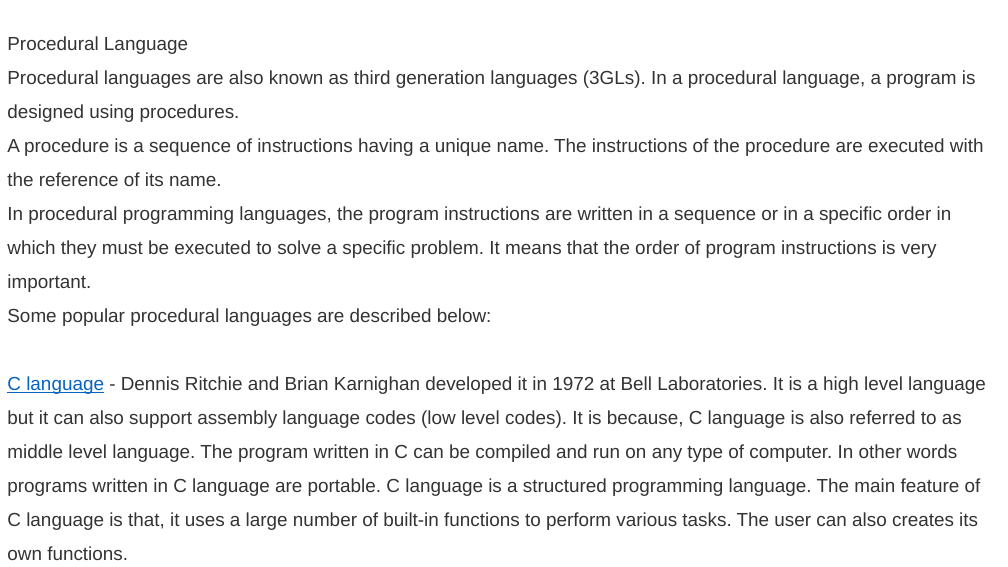
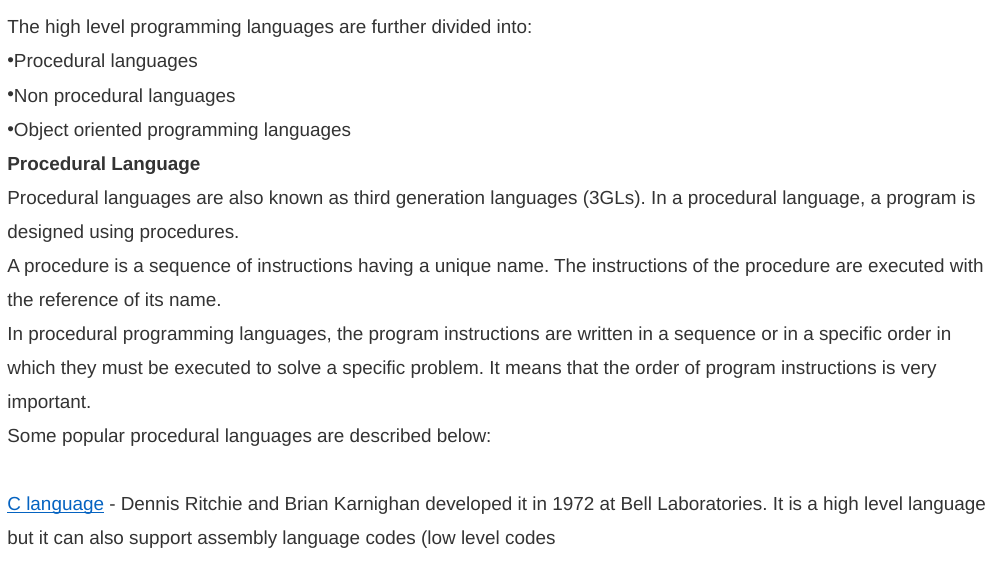
Before and after one commit to 220601650cdac/Concepts-of-Programming, a slide deck: slide 5 of Java.pptx. Drawn at 1008x567 pixels with LibreOffice and Linux fonts; fonts in the diff are those of the drawing. Boxes give left, top, right and bottom in pixels: in the first picture for what was removed or moved away, otherwise in the second. Text is boxed around its words. In the diff, an @@ line names an element or a change of style, - is before the commit and + after.

```diff
--- a/Java.pptx
+++ b/Java.pptx
@@ text "The high level programming languages ...": place and size @@
-text "The high level programming languages ..." at [7,36,986,560]
+text "The high level programming languages ..." at [7,19,986,548]
@@ text at [7,19,533,140]: paragraphs added @@
+The high level programming languages are further divided into:
+• Procedural languages
+• Non procedural languages
+• Object oriented programming languages
@@ text at [7,156,200,174]: bold on in "Procedural Language" @@
@@ text at [7,496,986,548]: text changed @@
-C language - Dennis Ritchie and Brian Karnighan developed it in 1972 at Bell Laboratories. It is a high level language but it can also support assembly language codes (low level codes). It is because, C language is also referred to as middle level language. The program written in C can be compiled and run on any type of computer. In other words programs written in C language are portable. C language is a structured programming language. The main feature of C language is that, it uses a large number of built-in functions to perform various tasks. The user can also creates its own functions.
+C language - Dennis Ritchie and Brian Karnighan developed it in 1972 at Bell Laboratories. It is a high level language but it can also support assembly language codes (low level codes
```
Also in this commit, not shown: 11 other slides changed, 28 slides added, 1 other file.
